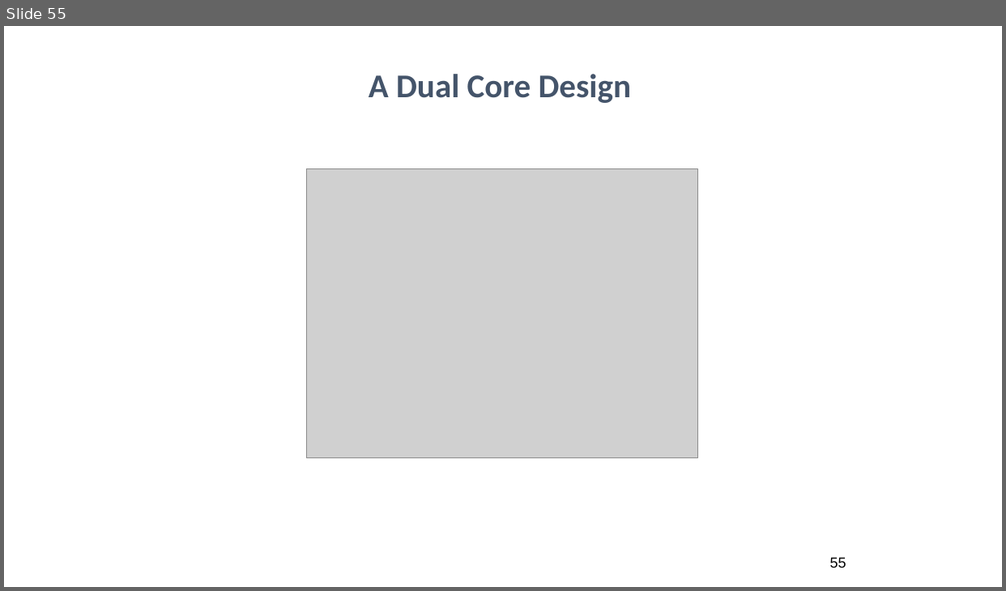
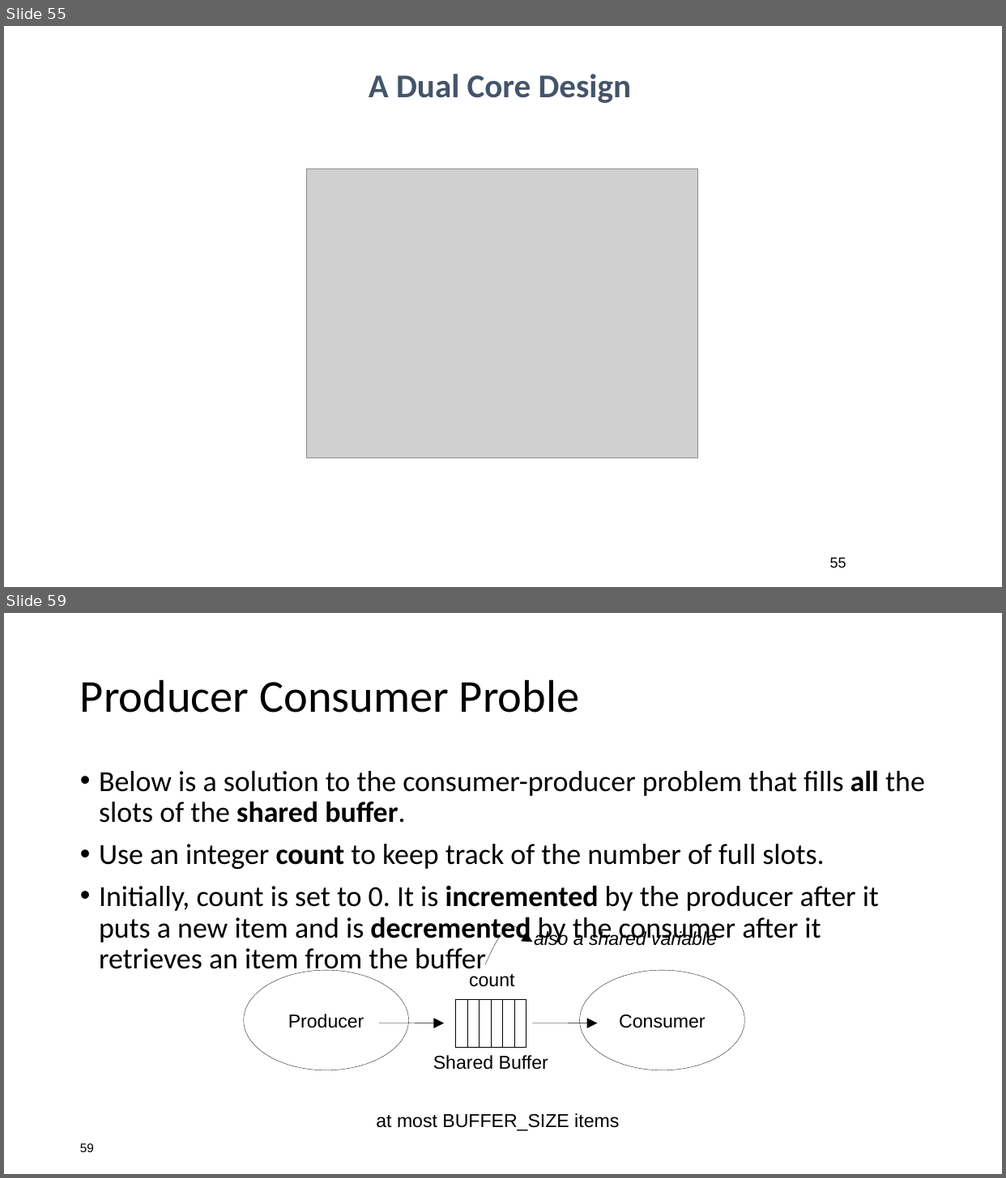
Before and after one commit to ahadsuleymanli/BHOS_IT_19_1, a slide deck: WEEK13/Week 13.pptx. Shown one above the other, each under a label of ours: slide 55 before the commit, slides 55 and 59 after it; the slides between them are not shown. The pictures are 1006x591 and 1006x1178 pixels, drawn with LibreOffice and Linux fonts; fonts in the diff are those of the drawing; grey boxes stand for pictures. Boxes give left, top, right and bottom in pixels: in the first picture for what was removed or moved away, otherwise in the second. Text is boxed around its words. In the diff, an @@ line names an element or a change of style, - is before the commit and + after.

```diff
--- a/WEEK13/Week 13.pptx
+++ b/WEEK13/Week 13.pptx
@@ slide 59 added at (4,613,1002,1174), background #FFFFFF @@
@@ title added at (80,679,579,713), 44 pt, text #000000 @@
+Producer Consumer Proble
@@ text added at (99,770,925,977), 28 pt, text #000000 @@
+• Below is a solution to the consumer-producer problem that fills all the slots of the shared buffer.
+• Use an integer count to keep track of the number of full slots.
+• Initially, count is set to 0. It is incremented by the producer after it puts a new item and is decremented by the consumer after it retrieves an item from the buffer
@@ freeform shape added at (485,923,533,964), outline #000000 0.25 pt @@
@@ text added at (534,931,717,946), 18 pt, text #000000, italic @@
+also a shared variable
@@ ellipse added at (244,970,408,1071), outline #000000 0.25 pt, 18 pt, text #000000 @@
+Producer
@@ text added at (469,974,514,987), 18 pt, text #000000 @@
+count
@@ ellipse added at (580,970,744,1071), outline #000000 0.25 pt, 18 pt, text #000000 @@
+Consumer
@@ rectangle added at (455,1000,467,1047), outline #000000 0.25 pt @@
@@ rectangle added at (467,1000,479,1047), outline #000000 0.25 pt @@
@@ rectangle added at (479,1000,492,1047), outline #000000 0.25 pt @@
@@ rectangle added at (491,1000,503,1047), outline #000000 0.25 pt @@
@@ rectangle added at (503,1000,514,1047), outline #000000 0.25 pt @@
@@ rectangle added at (514,1000,526,1047), outline #000000 0.25 pt @@
@@ arrow added from (379, 1023) to (444, 1023), #000000 0.25 pt @@
@@ arrow added from (533, 1023) to (598, 1023), #000000 0.25 pt @@
@@ text added at (433,1055,548,1070), 18 pt, text #000000 @@
+Shared Buffer
@@ text added at (376,1114,619,1131), 18 pt, text #000000 @@
+at most BUFFER_SIZE items
@@ page number added at (80,1144,94,1152), 12 pt, text #000000 @@
+59
```
Also in this commit, not shown: 82 other slides added.
